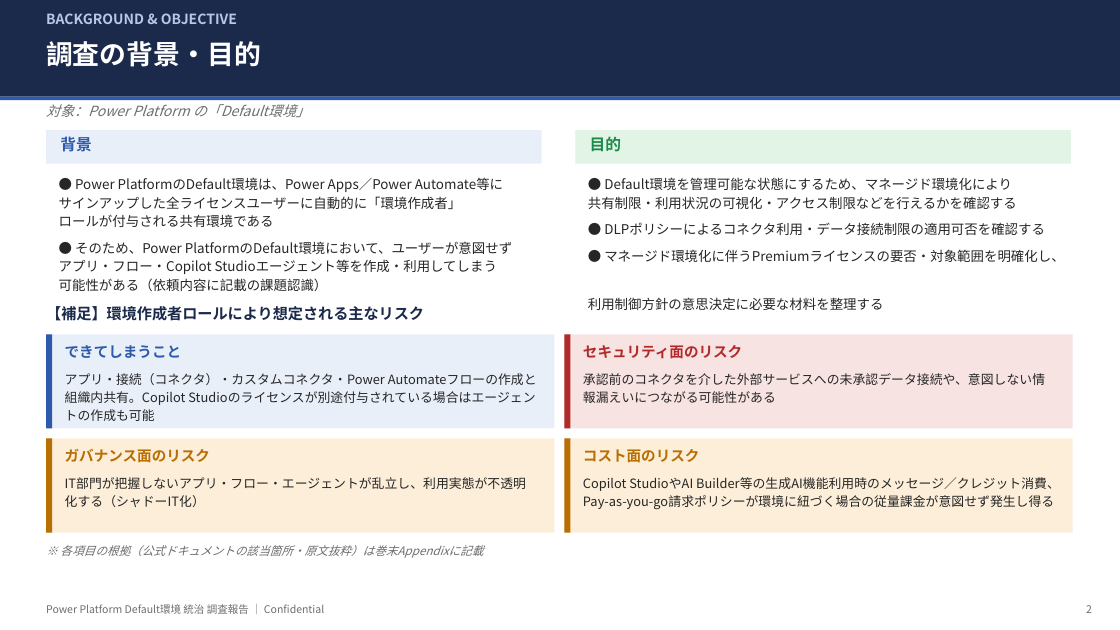
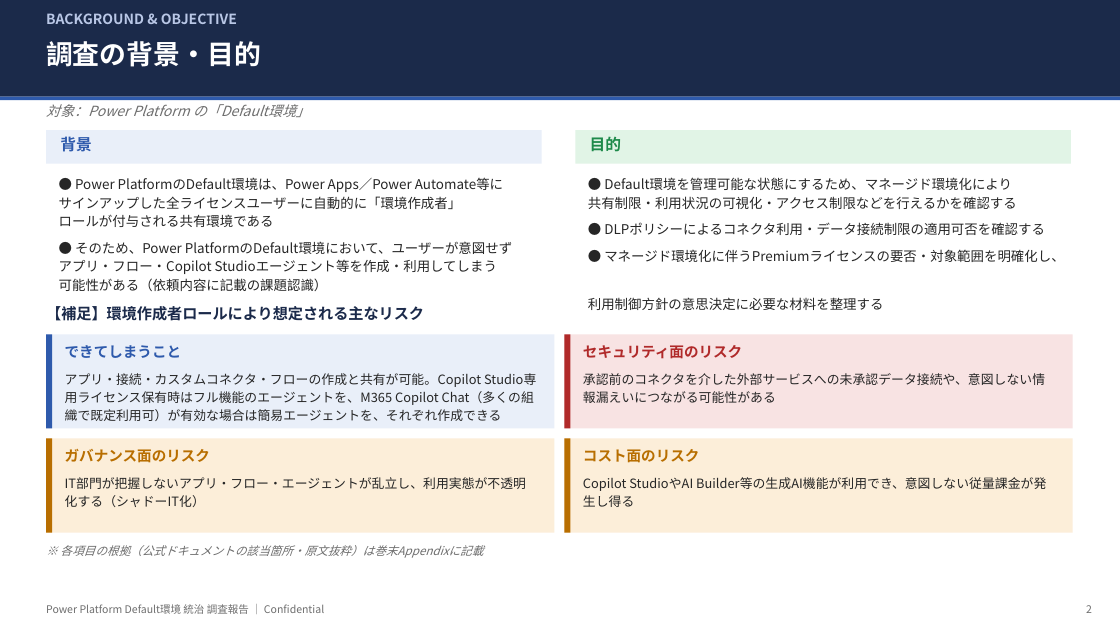
Before and after one commit to takuyanakamura881awc-beep/awc-naka881-repo, a slide deck: slide 2 of docs/PowerPlatform_DefaultEnv_Governance_Report.pptx. Drawn at 1120x630 pixels with LibreOffice and Linux fonts; fonts in the diff are those of the drawing. Boxes give left, top, right and bottom in pixels: in the first picture for what was removed or moved away, otherwise in the second. Text is boxed around its words. In the diff, an @@ line names an element or a change of style, - is before the commit and + after.

```diff
--- a/docs/PowerPlatform_DefaultEnv_Governance_Report.pptx
+++ b/docs/PowerPlatform_DefaultEnv_Governance_Report.pptx
@@ text at (x1=65, y1=373, x2=534, y2=421): text changed @@
-アプリ・接続（コネクタ）・カスタムコネクタ・Power Automateフローの作成と組織内共有。Copilot Studioのライセンスが別途付与されている場合はエージェントの作成も可能
+アプリ・接続・カスタムコネクタ・フローの作成と共有が可能。Copilot Studio専用ライセンス保有時はフル機能のエージェントを、M365 Copilot Chat（多くの組織で既定利用可）が有効な場合は簡易エージェントを、それぞれ作成できる
@@ text at (x1=583, y1=477, x2=1046, y2=507): text changed @@
-Copilot StudioやAI Builder等の生成AI機能利用時のメッセージ／クレジット消費、Pay-as-you-go請求ポリシーが環境に紐づく場合の従量課金が意図せず発生し得る
+Copilot StudioやAI Builder等の生成AI機能が利用でき、意図しない従量課金が発生し得る
```
Also in this commit, not shown: 12 other slides changed, 1 slide added.
